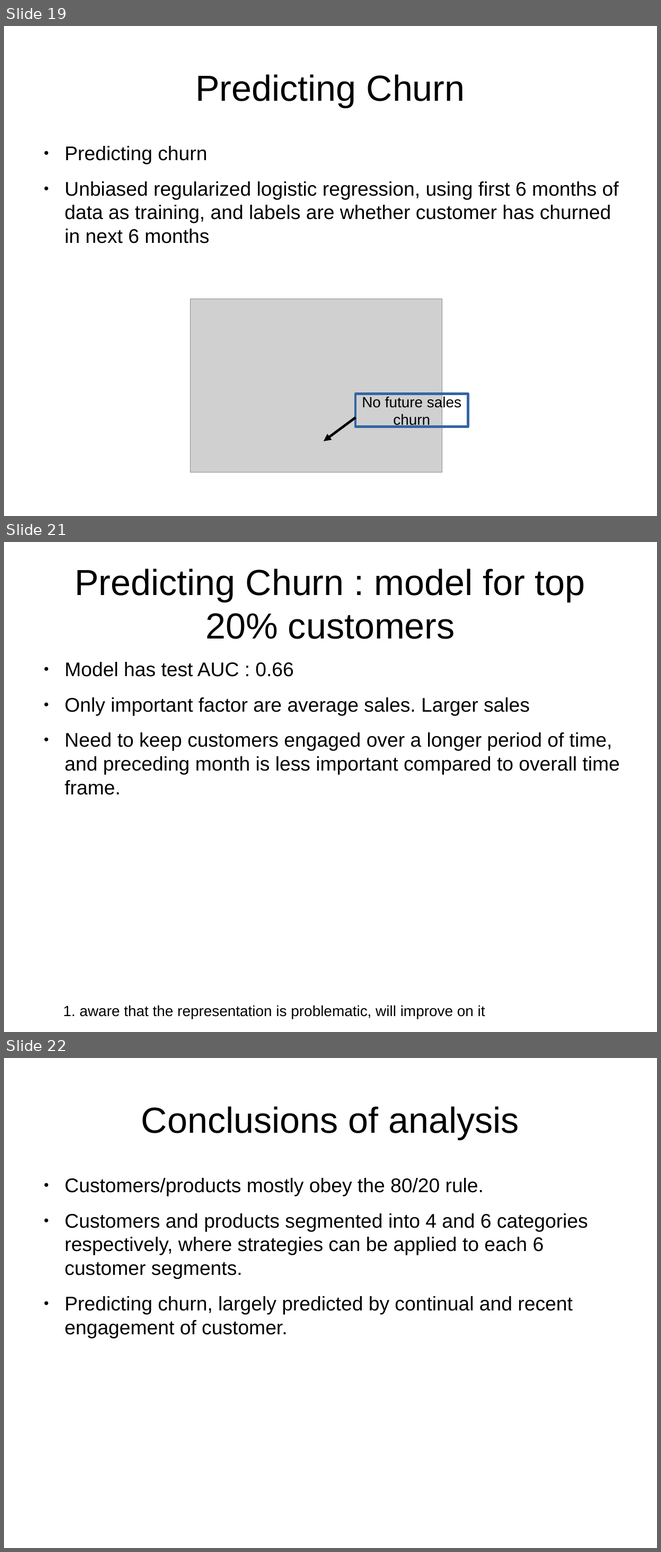
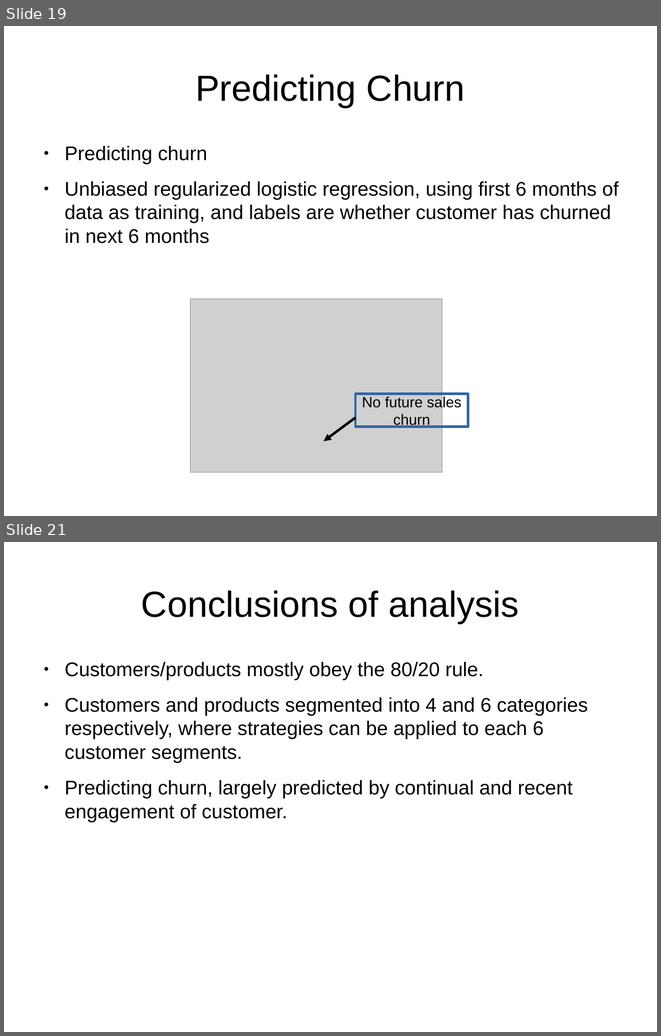
Before and after one commit to leexa90/E-commece-Data-Science, a slide deck: Present.odp. Shown one above the other, each under a label of ours: slides 19, 21 and 22 before the commit, slides 19 and 21 after it; the slides between them are not shown. The pictures are 661x1552 and 661x1036 pixels, drawn with LibreOffice and Linux fonts; fonts in the diff are those of the drawing; grey boxes stand for pictures. Boxes give left, top, right and bottom in pixels: in the first picture for what was removed or moved away, otherwise in the second. Text is boxed around its words. In the diff, an @@ line names an element or a change of style, - is before the commit and + after.

```diff
--- a/Present.odp
+++ b/Present.odp
@@ slide 21 removed at (x1=4, y1=542, x2=657, y2=1032), background #FFFFFF @@
@@ title removed at (x1=74, y1=568, x2=585, y2=639) @@
-Predicting Churn : model for top 20% customers
@@ text removed at (x1=64, y1=662, x2=619, y2=795) @@
-● Model has test AUC : 0.66
-● Only important factor are average sales. Larger sales
-● Need to keep customers engaged over a longer period of time, and preceding month is less important compared to overall time frame.
@@ text removed at (x1=63, y1=1005, x2=485, y2=1018) @@
-1. aware that the representation is problematic, will improve on it
@@ what was slide 22 is now slide 21 @@
```
Also in this commit, not shown: 1 slide changed, 3 other files.
